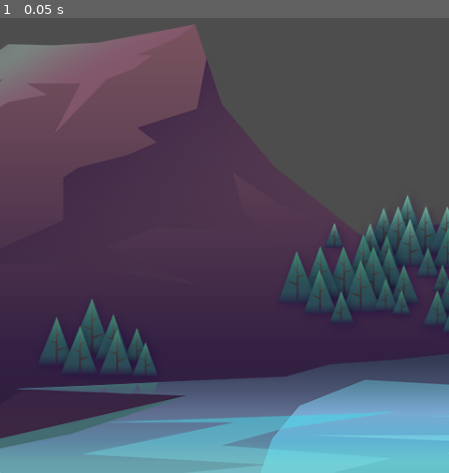
Above: before the commit, frame 1.
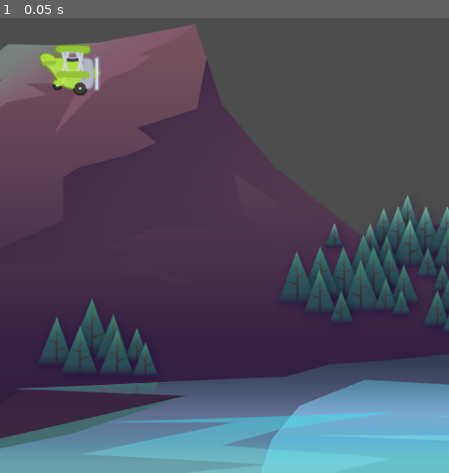
Above: after the commit, the same moment.

Repository: ketanp1204/Tappy
Game: Godot game, scene res://scenes/game/game.tscn
Two runs of this game, one before a commit and one after it. Both use one fixed random seed, a clock stepped at 60 frames per second and the inputs below. The project has no main scene, so this scene is started directly.
Inputs:
- Up to frame 1 (0.05 s): no input

The runs differ from the first frame. In frame 1, 1.1% of the frame differs, in the area x 8-23%, y 5-18%.

Commit message:
Added a plane

Diff:
--- a/scenes/game/game.tscn
+++ b/scenes/game/game.tscn
@@ -1,9 +1,13 @@
-[gd_scene load_steps=2 format=3 uid="uid://dml7r10hitcwn"]
+[gd_scene load_steps=3 format=3 uid="uid://dml7r10hitcwn"]
 
 [ext_resource type="Texture2D" uid="uid://cycjllp7w6be1" path="res://assets/background/rocks_2.png" id="1_rd6ly"]
+[ext_resource type="PackedScene" uid="uid://d0ai8o8d2jnyx" path="res://scenes/plane/plane.tscn" id="2_cpu0p"]
 
 [node name="Game" type="Node2D"]
 position = Vector2(230, 403)
 
 [node name="Sprite2D" type="Sprite2D" parent="."]
 texture = ExtResource("1_rd6ly")
+
+[node name="Plane" parent="." instance=ExtResource("2_cpu0p")]
+position = Vector2(-155, 21)
--- /dev/null
+++ b/scenes/plane/plane.tscn
@@ -0,0 +1,17 @@
+[gd_scene load_steps=3 format=3 uid="uid://d0ai8o8d2jnyx"]
+
+[ext_resource type="Texture2D" uid="uid://c35wcw7doym1e" path="res://assets/plane/planes_sheet.png" id="1_81lk6"]
+
+[sub_resource type="CircleShape2D" id="CircleShape2D_1b7ss"]
+radius = 25.02
+
+[node name="Plane" type="CharacterBody2D"]
+
+[node name="Sprite2D" type="Sprite2D" parent="."]
+scale = Vector2(0.75, 0.75)
+texture = ExtResource("1_81lk6")
+region_enabled = true
+region_rect = Rect2(0, 0, 88, 73)
+
+[node name="CollisionShape2D" type="CollisionShape2D" parent="."]
+shape = SubResource("CircleShape2D_1b7ss")
